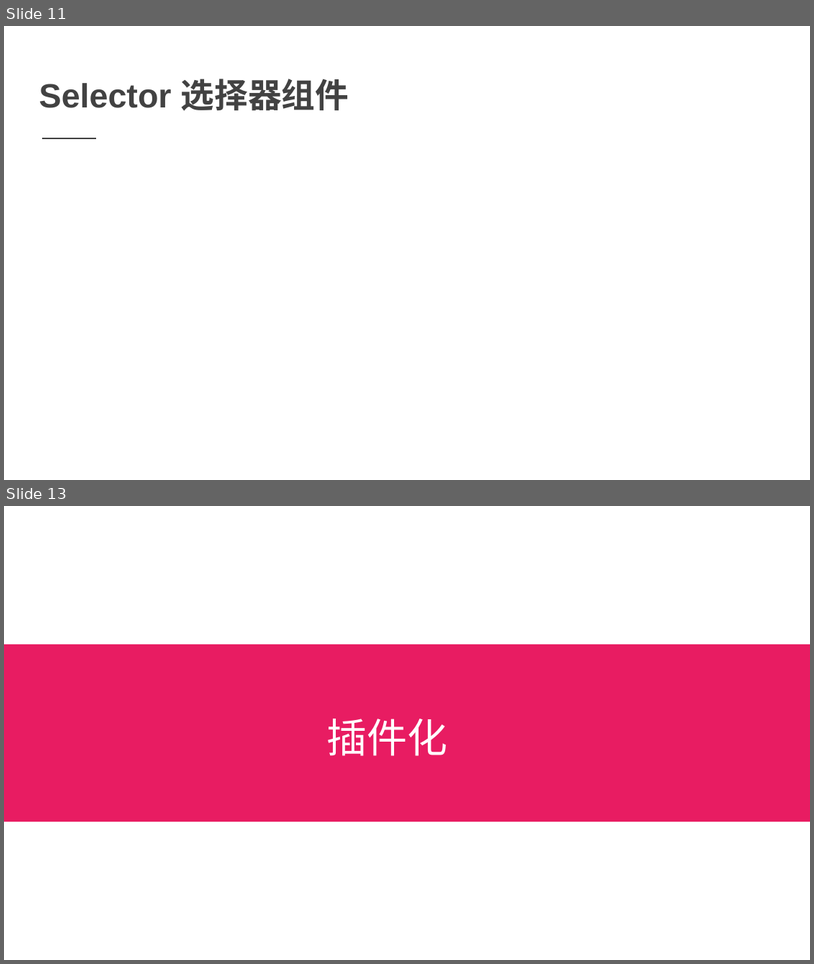
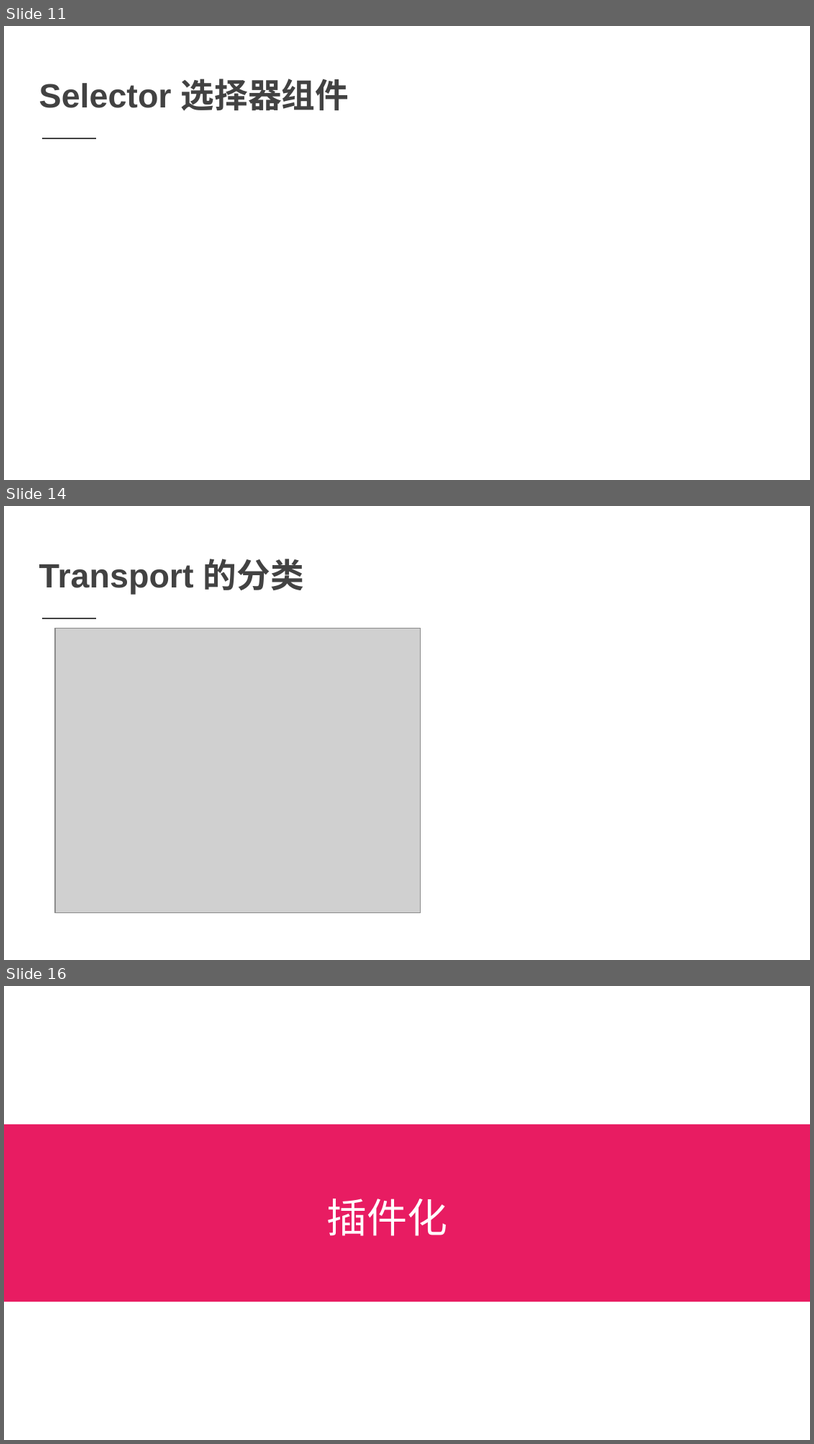
Before and after one commit to printfcoder/stack-rpc-tutorials, a slide deck: others/share/learning-go/【第一期】Go-Micro框架设计.pptx. Shown one above the other, each under a label of ours: slides 11 and 13 before the commit, slides 11, 14 and 16 after it; the slides between them are not shown. The pictures are 814x964 and 814x1444 pixels, drawn with LibreOffice and Linux fonts; fonts in the diff are those of the drawing; grey boxes stand for pictures. Boxes give left, top, right and bottom in pixels: in the first picture for what was removed or moved away, otherwise in the second. Text is boxed around its words. In the diff, an @@ line names an element or a change of style, - is before the commit and + after.

Commit message:
reading transport 分类

```diff
--- a/others/share/learning-go/【第一期】Go-Micro框架设计.pptx
+++ b/others/share/learning-go/【第一期】Go-Micro框架设计.pptx
@@ slide 14 added at bbox=[4, 506, 810, 960], background #FFFFFF; not listed: 1 template element that a slide beside it also shows @@
@@ title added at bbox=[39, 559, 304, 594], 30 pt, text #424242, bold @@
+Transport 的分类
@@ picture added at bbox=[55, 628, 420, 912] @@
@@ what was slide 13 is now slide 16 @@
```
Also in this commit, not shown: 1 slide changed, 4 other slides added, 3 other files.
